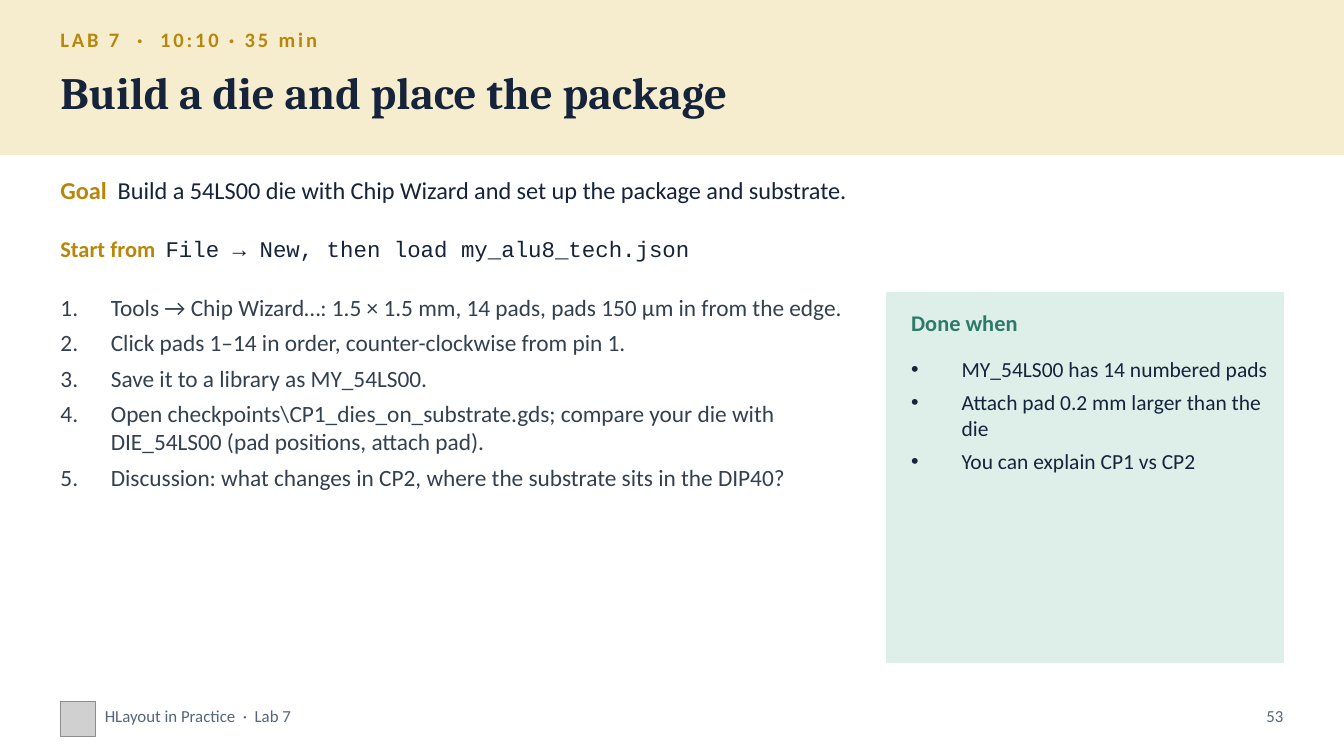
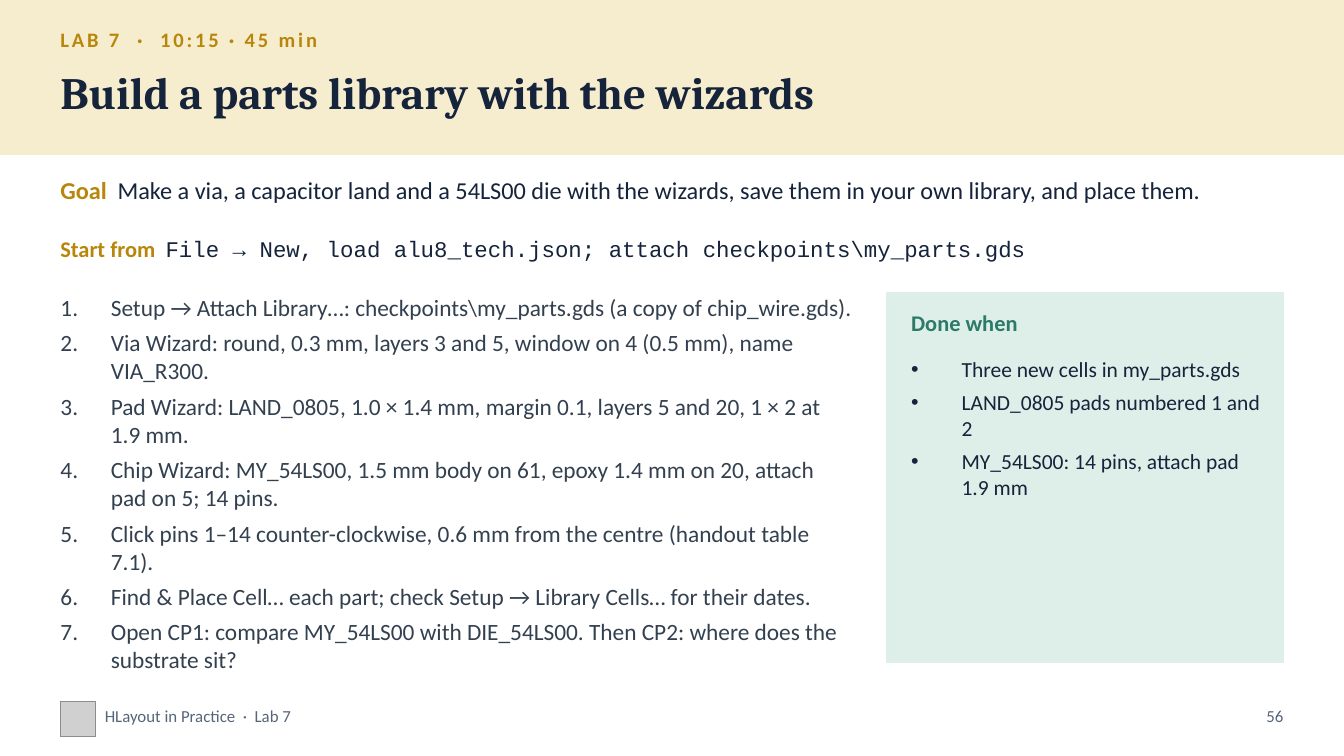
Before and after one commit to alvinmb/Hlayout, a slide deck: slide 56 of training/HLayout_Training_ALU8.pptx (slide 53 before the commit). Drawn at 1344x756 pixels with LibreOffice and Linux fonts; fonts in the diff are those of the drawing; grey boxes stand for pictures. Boxes give left, top, right and bottom in pixels: in the first picture for what was removed or moved away, otherwise in the second. Text is boxed around its words. In the diff, an @@ line names an element or a change of style, - is before the commit and + after.

```diff
--- a/training/HLayout_Training_ALU8.pptx
+++ b/training/HLayout_Training_ALU8.pptx
@@ text at bbox=[60, 32, 317, 47]: text changed @@
-LAB 7 · 10:10 · 35 min
+LAB 7 · 10:15 · 45 min
@@ text at bbox=[60, 78, 814, 119]: text changed @@
-Build a die and place the package
+Build a parts library with the wizards
@@ text at bbox=[60, 182, 1199, 203]: text changed @@
-Goal Build a 54LS00 die with Chip Wizard and set up the package and substrate.
+Goal Make a via, a capacitor land and a 54LS00 die with the wizards, save them in your own library, and place them.
@@ text at bbox=[60, 241, 1025, 262]: text changed @@
-Start from File → New, then load my_alu8_tech.json
+Start from File → New, load alu8_tech.json; attach checkpoints\my_parts.gds
@@ text at bbox=[111, 299, 851, 668]: text changed @@
-1. Tools → Chip Wizard…: 1.5 × 1.5 mm, 14 pads, pads 150 µm in from the edge.
-2. Click pads 1–14 in order, counter-clockwise from pin 1.
-3. Save it to a library as MY_54LS00.
-4. Open checkpoints\CP1_dies_on_substrate.gds; compare your die with DIE_54LS00 (pad positions, attach pad).
-5. Discussion: what changes in CP2, where the substrate sits in the DIP40?
+1. Setup → Attach Library…: checkpoints\my_parts.gds (a copy of chip_wire.gds).
+2. Via Wizard: round, 0.3 mm, layers 3 and 5, window on 4 (0.5 mm), name VIA_R300.
+3. Pad Wizard: LAND_0805, 1.0 × 1.4 mm, margin 0.1, layers 5 and 20, 1 × 2 at 1.9 mm.
+4. Chip Wizard: MY_54LS00, 1.5 mm body on 61, epoxy 1.4 mm on 20, attach pad on 5; 14 pins.
+5. Click pins 1–14 counter-clockwise, 0.6 mm from the centre (handout table 7.1).
+6. Find & Place Cell… each part; check Setup → Library Cells… for their dates.
+7. Open CP1: compare MY_54LS00 with DIE_54LS00. Then CP2: where does the substrate sit?
@@ text at bbox=[962, 362, 1260, 495]: text changed @@
-• MY_54LS00 has 14 numbered pads
-• Attach pad 0.2 mm larger than the die
-• You can explain CP1 vs CP2
+• Three new cells in my_parts.gds
+• LAND_0805 pads numbered 1 and 2
+• MY_54LS00: 14 pins, attach pad 1.9 mm
@@ text at bbox=[1266, 710, 1283, 722]: text changed @@
-53
+56
```
Also in this commit, not shown: 53 other slides changed, 3 slides added, 11 other files.
